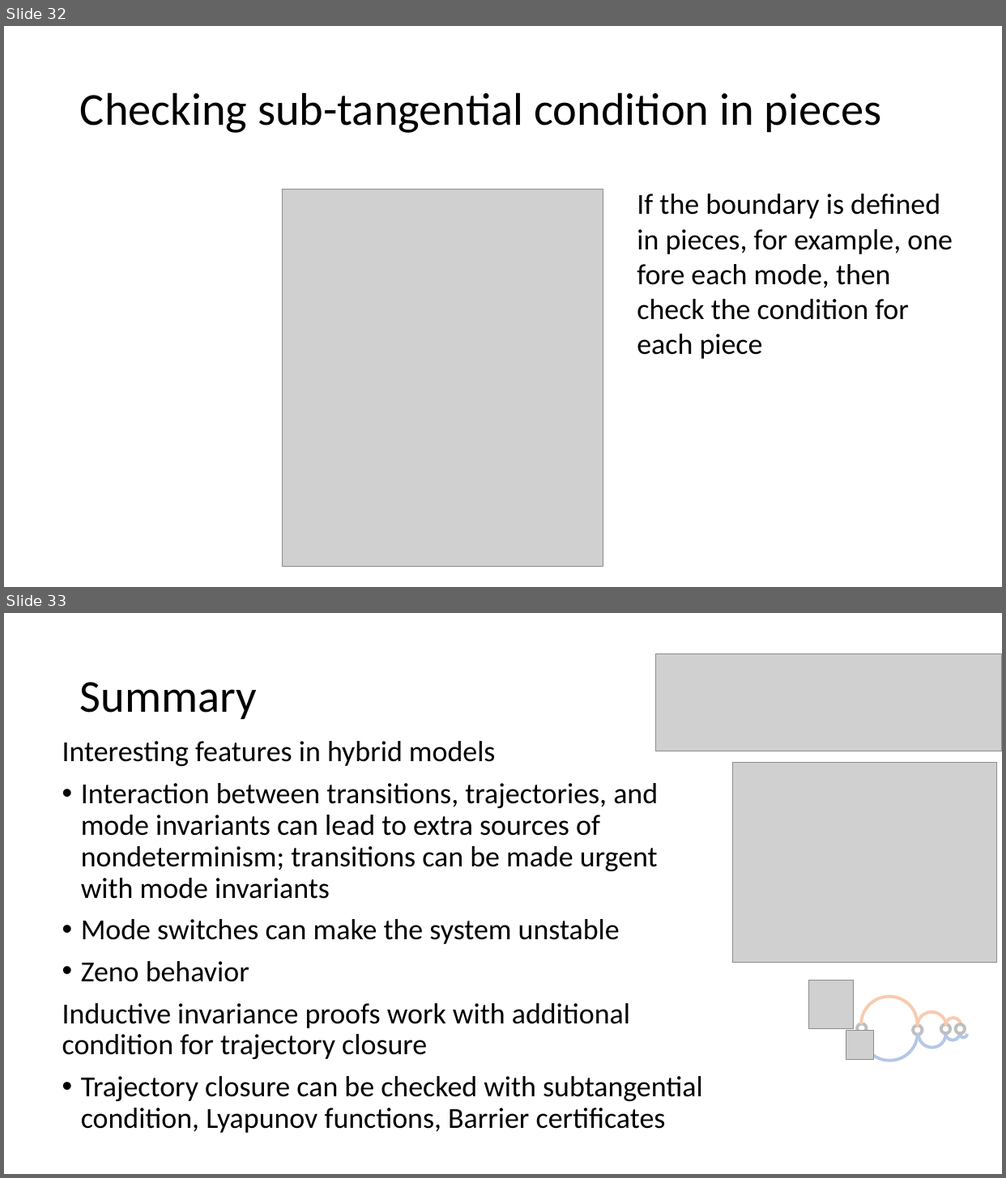
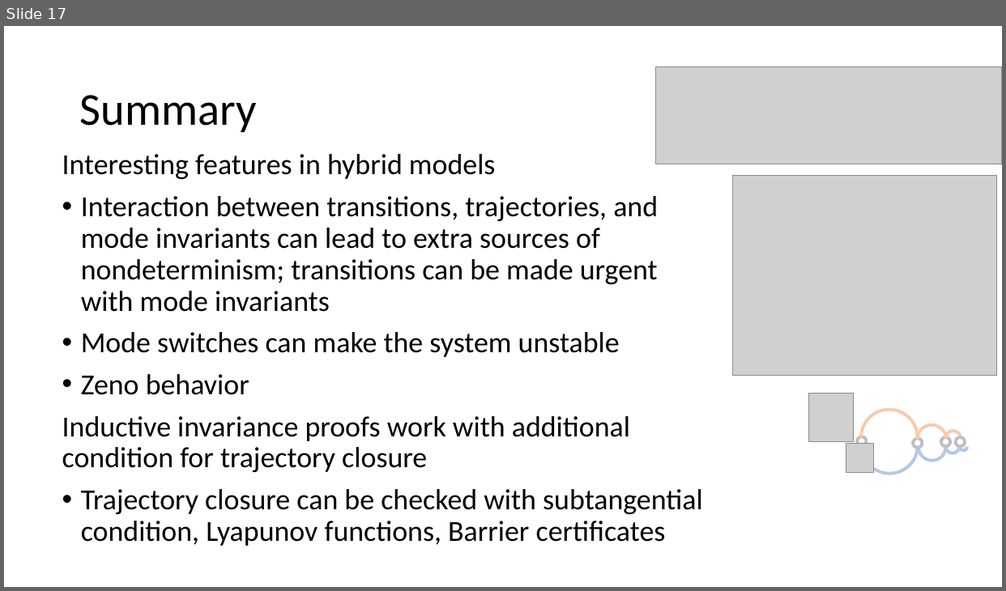
Before and after one commit to sayanmitracode/cpsbooksite, a slide deck: Slides/2025/L13_CPSintro.pptx. Shown one above the other, each under a label of ours: slides 32 and 33 before the commit, slide 17 after it. The pictures are 1006x1178 and 1006x591 pixels, drawn with LibreOffice and Linux fonts; fonts in the diff are those of the drawing; grey boxes stand for pictures. Boxes give left, top, right and bottom in pixels: in the first picture for what was removed or moved away, otherwise in the second. Text is boxed around its words. In the diff, an @@ line names an element or a change of style, - is before the commit and + after.

```diff
--- a/Slides/2025/L13_CPSintro.pptx
+++ b/Slides/2025/L13_CPSintro.pptx
@@ slide 32 removed at box(4, 26, 1002, 587), background #FFFFFF @@
@@ title removed at box(80, 92, 882, 133) @@
-Checking sub-tangential condition in pieces
@@ picture removed at box(283, 189, 603, 567) @@
@@ text removed at box(637, 194, 953, 359) @@
-If the boundary is defined in pieces, for example, one fore each mode, then check the condition for each piece
@@ what was slide 33 is now slide 17 @@
```
Also in this commit, not shown: 15 other slides removed, 3 other files.
